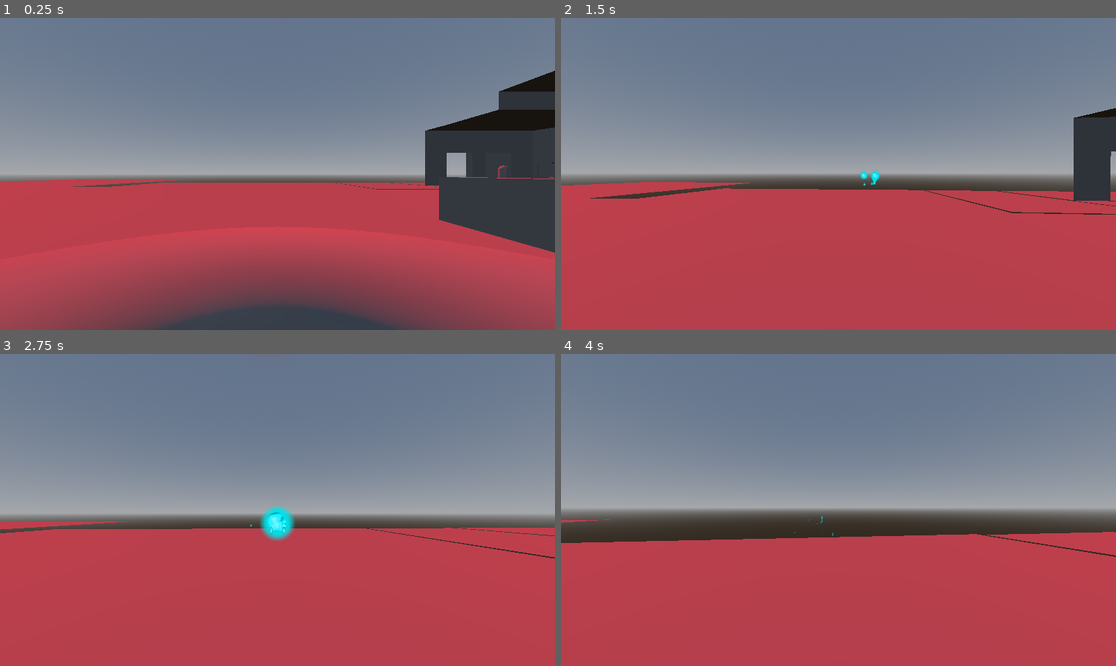
Above: before the commit, frames 1-4 (two rows, left to right).
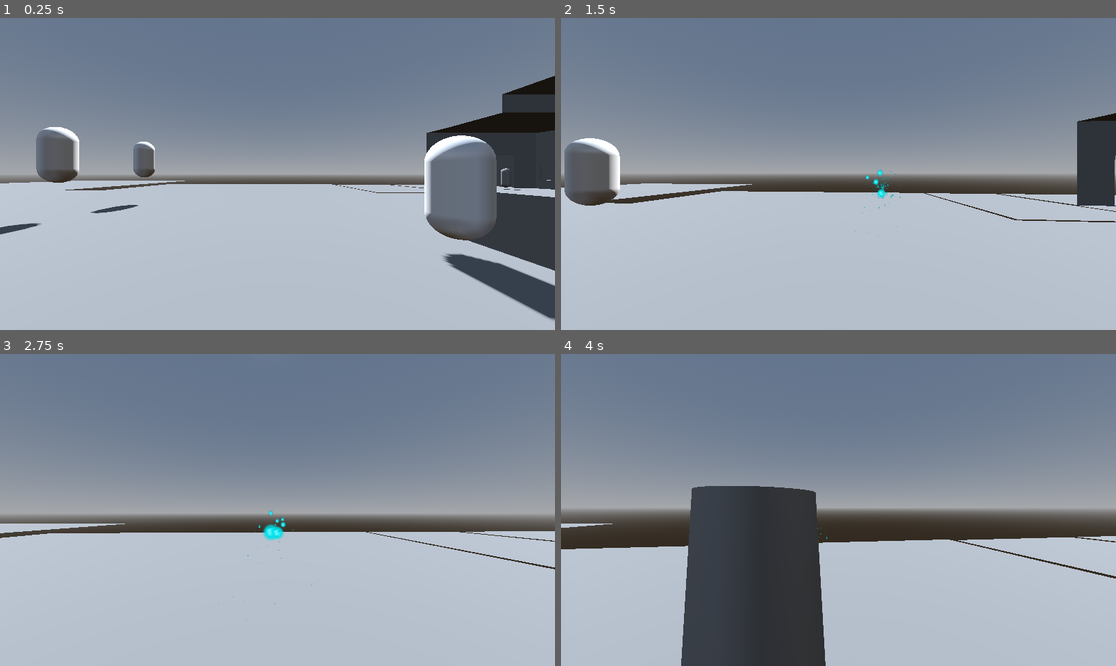
Above: after the commit, the same moments.

Repository: mFieldHouses/phase-two-the-dre-files
Game: Godot game, scene res://scenes/base_scene.tscn
Two runs of this game, one before a commit and one after it. Both use one fixed random seed, a clock stepped at 60 frames per second and the inputs below.
Inputs (mouse positions are in pixels of both pictures, inside the frame that each line leads up to):
- Up to frame 1 (0.25 s): no input
- Up to frame 2 (1.5 s): tap Enter at 0.5 s; move the mouse to (866, 174) at 0.52 s; press the mouse at (866, 174) at 0.53 s; hold W (forward) from 0.53 s (still down); tap Space (jump) at 0.77 s; tap C (switch_camera, bound only after the commit) at 0.8, 1.35 s; move the mouse to (810, 174) at 1.27 s; release the mouse at (810, 174) at 1.28 s
- Up to frame 3 (2.75 s): keep holding W (forward); tap Space (jump) at 1.52 s; click (249, 510) at 1.55 s; move the mouse to (288, 503) at 2.02 s; press the mouse at (288, 503) at 2.03 s; tap C (switch_camera, bound only after the commit) at 2.3 s
- Up to frame 4 (4 s): keep holding W (forward); move the mouse to (832, 516) at 2.77 s; release the mouse at (832, 516) at 2.78 s; tap Shift (sprint) at 2.85 s; tap Space (jump) at 3.02, 3.77 s; click (832, 516) at 3.05 s; move the mouse to (877, 513) at 3.52 s; tap C (switch_camera, bound only after the commit) at 3.6 s

The runs differ from the first frame. In frame 1, 50% of the frame differs, in the area x 0-100%, y 16-100%; in frame 2, 47%; in frame 3, 45%; in frame 4, 44%.

Commit message:
Positron, target dummies
- Positrons now have spread
- Added target dummies
- Raycast2D from player collides with collisionlayer 3 (enemies)
- Keybind C for switching camera view (1st person to 3rd person)

Diff:
--- a/node_3d.gd
+++ b/node_3d.gd
@@ -3,6 +3,7 @@
 # customizable dingen
 @export var initial_velocity : float
 @export var bullets_spawning_range : float
+@export var spread : float
 # alleen voor schonere code
 var player = GlobalData.player_instance
 
@@ -10,9 +11,10 @@
 # Called when the node enters the scene tree for the first time.
 func _ready() -> void:
 	$hit_detect.body_entered.connect(_bullet_hit)
-	$Sprite3D.scale = Vector3(1, 1, 1) * randf_range(0.1, 0.5)
+	$Sprite3D.scale = Vector3(1, 1, 1) * randf_range(0.01, 0.3)
+	velocity = -player.camera.global_transform.basis.z * initial_velocity + Vector3(randf_range(-spread, spread), randf_range(-spread, spread), randf_range(-spread, spread))
 	global_position = player.get_node("BulletOrigin").global_position + Vector3(randf_range(-bullets_spawning_range, bullets_spawning_range), randf_range(-bullets_spawning_range, bullets_spawning_range), randf_range(-bullets_spawning_range, bullets_spawning_range))
-	velocity = -player.camera.global_transform.basis.z * initial_velocity
+
 	await get_tree().create_timer(3).timeout
 	queue_free()
 # Called every frame. 'delta' is the elapsed time since the previous frame.
--- /dev/null
+++ b/practice_target.gd
@@ -0,0 +1,8 @@
+extends Node3D
+
+@export var max_hp := 100
+var hp : int
+
+# Called when the node enters the scene tree for the first time.
+func _ready() -> void:
+	hp = max_hp
--- /dev/null
+++ b/practice_target.tscn
@@ -0,0 +1,25 @@
+[gd_scene load_steps=5 format=3 uid="uid://cm7cfedd4qe2x"]
+
+[ext_resource type="Script" uid="uid://b018uduvhc1rl" path="res://Practice_target.gd" id="1_k1bei"]
+
+[sub_resource type="StandardMaterial3D" id="StandardMaterial3D_gmwdw"]
+
+[sub_resource type="CapsuleMesh" id="CapsuleMesh_k1bei"]
+material = SubResource("StandardMaterial3D_gmwdw")
+
+[sub_resource type="CapsuleShape3D" id="CapsuleShape3D_gmwdw"]
+
+[node name="RigidBody3D" type="RigidBody3D"]
+collision_layer = 4
+freeze = true
+angular_velocity = Vector3(87.266464, 3.4906585, 0.34906584)
+script = ExtResource("1_k1bei")
+
+[node name="MeshInstance3D" type="MeshInstance3D" parent="."]
+transform = Transform3D(1, 0, 0, 0, 1, 0, 0, 0, 1, 0, 1.1004528, 0)
+mesh = SubResource("CapsuleMesh_k1bei")
+skeleton = NodePath("../..")
+
+[node name="CollisionShape3D" type="CollisionShape3D" parent="."]
+transform = Transform3D(1, 0, 0, 0, 1, 0, 0, 0, 1, 0, 1.0993677, 0)
+shape = SubResource("CapsuleShape3D_gmwdw")
--- a/project.godot
+++ b/project.godot
@@ -71,10 +71,15 @@
 "events": [Object(InputEventMouseButton,"resource_local_to_scene":false,"resource_name":"","device":-1,"window_id":0,"a …(256 unchanged characters)…
 ]
 }
+switch_camera={
+"deadzone": 0.2,
+"events": [Object(InputEventKey,"resource_local_to_scene":false,"resource_name":"","device":-1,"window_id":0,"alt_pressed":false,"shift_pressed":false,"ctrl_pressed":false,"meta_pressed":false,"pressed":false,"keycode":0,"physical_keycode":67,"key_label":0,"unicode":99,"location":0,"echo":false,"script":null)
+]
+}
 
 [layer_names]
 
 3d_render/layer_1="Layer 1"
 3d_physics/layer_1="Environment"
 3d_physics/layer_2="Player"
-3d_physics/layer_3="Positron"
+3d_physics/layer_3="Enemies"
--- a/scenes/base_scene.tscn
+++ b/scenes/base_scene.tscn
@@ -1,8 +1,9 @@
-[gd_scene load_steps=11 format=3 uid="uid://deh5bo4gy3xt8"]
+[gd_scene load_steps=12 format=3 uid="uid://deh5bo4gy3xt8"]
 
 [ext_resource type="Texture2D" uid="uid://b4lbp8gysjntr" path="res://steveolenski-2197064075.jpg" id="1_gf1bn"]
 [ext_resource type="Script" uid="uid://ba5jmmlk01dbe" path="res://scenes/character_body_3d.gd" id="1_ha2ph"]
 [ext_resource type="PackedScene" uid="uid://btahjfqrgbbm7" path="res://scenes/main.tscn" id="2_ha2ph"]
+[ext_resource type="PackedScene" uid="uid://cm7cfedd4qe2x" path="res://practice_target.tscn" id="4_osw8o"]
 
 [sub_resource type="BoxShape3D" id="BoxShape3D_qcxwf"]
 size = Vector3(53.157074, 1.3828125, 18.334534)
@@ -42,7 +43,7 @@
 script = ExtResource("1_ha2ph")
 
 [node name="Camera3D" type="Camera3D" parent="player"]
-transform = Transform3D(1, 0, 0, 0, 1, 0, 0, 0, 1, 0, 0.30112934, -0.1820674)
+transform = Transform3D(1, 0, 0, 0, 1, 0, 0, 0, 1, 0, 0.6, -0.4)
 current = true
 fov = 80.0
 
@@ -53,7 +54,9 @@
 mesh = SubResource("CylinderMesh_ha2ph")
 
 [node name="Positronhitray" type="RayCast3D" parent="player"]
-collision_mask = 2
+transform = Transform3D(1, 0, 0, 0, 1, 0, 0, 0, 1, 0, 0.6, -0.4)
+target_position = Vector3(0, 0, -100)
+collision_mask = 4
 
 [node name="BulletOrigin" type="Node3D" parent="player"]
 transform = Transform3D(1, 0, 0, 0, 1, 0, 0, 0, 1, 0.5714245, -0.18520963, -0.42741776)
@@ -70,7 +73,6 @@
 
 [node name="DirectionalLight3D" type="DirectionalLight3D" parent="."]
 transform = Transform3D(1, 0, 0, 0, -0.61662376, 0.78725797, 0, -0.78725797, -0.61662376, 1389.6986, -1123.687, -3.8146973e-06)
-light_color = Color(1, 0, 0, 1)
 shadow_enabled = true
 
 [node name="Spawnpoint_player" type="Node3D" parent="."]
@@ -79,3 +81,14 @@
 
 [node name="MeshInstance3D" type="MeshInstance3D" parent="Spawnpoint_player"]
 mesh = SubResource("TorusMesh_ha2ph")
+
+[node name="Enemies" type="Node3D" parent="."]
+
+[node name="Practice_target" parent="Enemies" instance=ExtResource("4_osw8o")]
+transform = Transform3D(1, 0, 0, 0, 1, 0, 0, 0, 1, 21.250565, -1.4032102, -69.4126)
+
+[node name="Practice_target2" parent="Enemies" instance=ExtResource("4_osw8o")]
+transform = Transform3D(1, 0, 0, 0, 1, 0, 0, 0, 1, 21.66861, -1.2736354, -73.124855)
+
+[node name="Practice_target3" parent="Enemies" instance=ExtResource("4_osw8o")]
+transform = Transform3D(1, 0, 0, 0, 1, 0, 0, 0, 1, 32.608833, -2.3450973, -66.356064)
--- a/scenes/character_body_3d.gd
+++ b/scenes/character_body_3d.gd
@@ -24,6 +24,7 @@
 var shoot_timeout : float = 0
 @onready var camera : Camera3D = $Camera3D
 
+var camera_position := 0
 func _ready():
 	DisplayServer.mouse_set_mode(DisplayServer.MOUSE_MODE_CAPTURED)
 	GlobalData.player_instance = self
@@ -56,7 +57,14 @@
 	# shooting mechanic
 	if Input.is_action_pressed("left_mb"):
 		if shoot_timeout <= 0:
-			shoot_timeout = 0.04
+			if $Positronhitray.is_colliding():
+				$Positronhitray.get_collider().hp -= 5
+				$Positronhitray.get_collider().get_node("MeshInstance3D").mesh.material.albedo_color += Color(0.1, 0, 0, 0)
+				if $Positronhitray.get_collider().hp <= 0:
+					$Positronhitray.get_collider().freeze = false
+					$Positronhitray.get_collider().linear_velocity = $Positronhitray.global_transform.basis.z * -5 + Vector3(0, 10, 0)
+
+			shoot_timeout = 0.05
 			var positron_projectile = load("res://scenes/positron.tscn").instantiate()
 			get_parent().add_child(positron_projectile)
 			positron_projectile.global_position = global_position
@@ -72,6 +80,18 @@
 
 		# ik heb zoveel mogelijk code in de positron zelf gezet zodat het gemakkelijker te vinden en aan te passen is
 
+	# positie camera veranderen
+	if Input.is_action_just_pressed("switch_camera"):
+		if camera_position == 0:
+			camera_position = 1
+			camera.position = Vector3(0.5, 0.8, 1.2)
+		else:
+			camera_position = 0
+			camera.position = Vector3(0, 0.6, -0.4)
+
+
+	$Positronhitray.rotation.x = camera.rotation.x
+
 	move_and_slide()
 
 
--- a/scenes/positron.tscn
+++ b/scenes/positron.tscn
@@ -9,10 +9,12 @@
 collision_layer = 4
 collision_mask = 4
 script = ExtResource("1_uk47x")
-initial_velocity = 100.0
+initial_velocity = 60.0
 bullets_spawning_range = 0.5
+spread = 3.0
 
 [node name="hit_detect" type="Area3D" parent="."]
+collision_mask = 5
 
 [node name="CollisionShape3D" type="CollisionShape3D" parent="hit_detect"]
 shape = SubResource("BoxShape3D_6cq4x")
Not shown, added: practice_target.gd.uid
